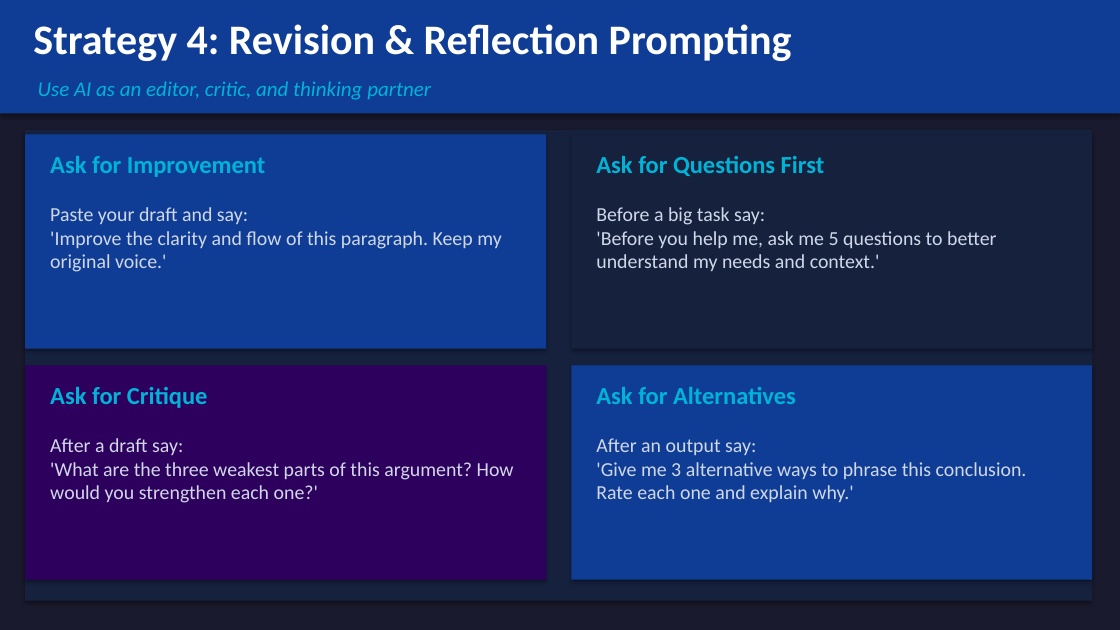
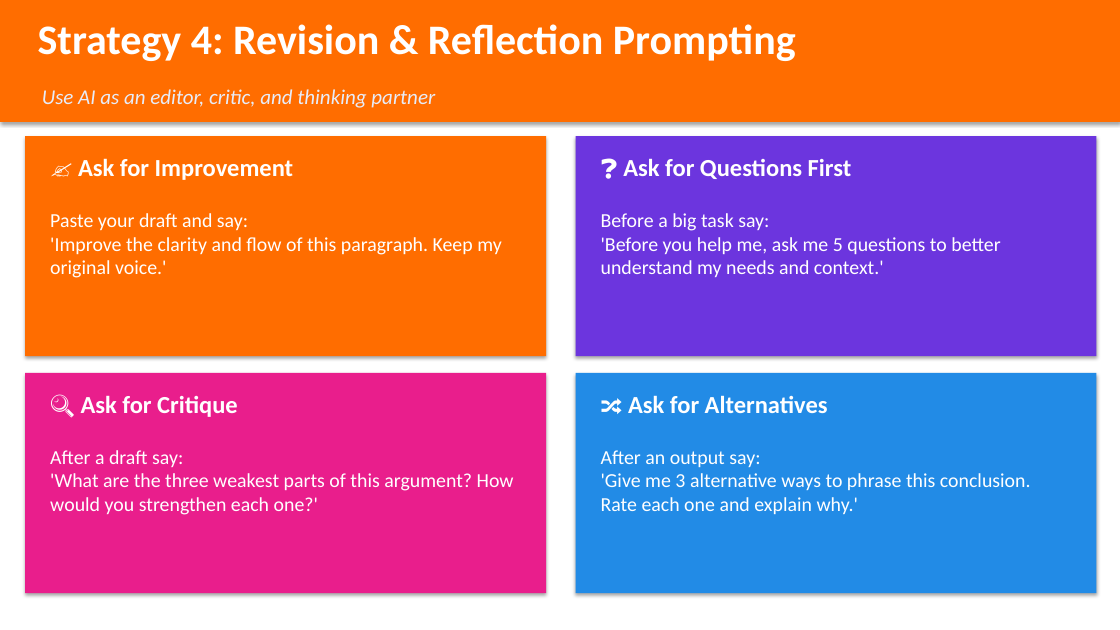
Before and after one commit to pegleg31/powerpoints, a slide deck: slide 26 of AI_Workshop_Presentation.pptx (slide 38 before the commit). Drawn at 1120x630 pixels with LibreOffice and Linux fonts; fonts in the diff are those of the drawing. Boxes give left, top, right and bottom in pixels: in the first picture for what was removed or moved away, otherwise in the second. Text is boxed around its words. In the diff, an @@ line names an element or a change of style, - is before the commit and + after.

```diff
--- a/AI_Workshop_Presentation.pptx
+++ b/AI_Workshop_Presentation.pptx
@@ background #1A1A2E to #FFFFFF @@
@@ rectangle: place and size @@
-rectangle at box(0, 0, 1120, 113)
+rectangle at box(0, 0, 1120, 122)
@@ rectangle at box(0, 0, 1120, 122): fill #0F3D96 to #FF6D00 @@
@@ text "Strategy 4: Revision & Reflection ...": place and size @@
-text "Strategy 4: Revision & Reflection ..." at box(33, 24, 792, 61)
+text "Strategy 4: Revision & Reflection ..." at box(38, 24, 796, 61)
@@ text "Use AI as an editor, ...": place and size @@
-text "Use AI as an editor, ..." at box(38, 81, 431, 100)
+text "Use AI as an editor, ..." at box(42, 89, 435, 108)
@@ text "Use AI as an editor, ..." at box(42, 89, 435, 108): text colour #00B4D8 to #E8ECF8 @@
@@ rectangle at box(25, 136, 546, 356): fill #0F3D96 to #FF6D00 @@
@@ rectangle: place and size @@
-rectangle at box(25, 134, 546, 349)
+rectangle at box(25, 136, 546, 356)
@@ rectangle removed at box(25, 130, 1092, 601) @@
@@ rectangle: place and size @@
-rectangle at box(571, 134, 1092, 349)
+rectangle at box(576, 136, 1096, 356)
@@ rectangle at box(576, 136, 1096, 356): fill #16213E to #6C35DE @@
@@ text at box(78, 158, 293, 180): text changed; text colour #00B4D8 to #FFFFFF @@
-Ask for Improvement
+✍️ Ask for Improvement
@@ text at box(623, 158, 852, 179): text changed; text colour #00B4D8 to #FFFFFF @@
-Ask for Questions First
+❓ Ask for Questions First
@@ rectangle: place and size @@
-rectangle at box(25, 365, 546, 580)
+rectangle at box(25, 373, 546, 593)
@@ rectangle at box(25, 373, 546, 593): fill #2D005E to #E91E8C @@
@@ rectangle: place and size @@
-rectangle at box(571, 365, 1092, 580)
+rectangle at box(576, 373, 1096, 593)
@@ rectangle at box(576, 373, 1096, 593): fill #0F3D96 to #228BE6 @@
@@ text at box(81, 395, 238, 417): text changed; text colour #00B4D8 to #FFFFFF @@
-Ask for Critique
+🔍 Ask for Critique
@@ text at box(628, 395, 828, 413): text changed; text colour #00B4D8 to #FFFFFF @@
-Ask for Alternatives
+🔀 Ask for Alternatives
@@ text "After a draft say: 'What ...": place and size @@
-text "After a draft say: 'What ..." at box(50, 438, 514, 503)
+text "After a draft say: 'What ..." at box(50, 450, 514, 515)
@@ text colour #D0D8E8 to #FFFFFF in 4 elements at box(50, 213, 501, 278), box(601, 213, 1000, 277), box(50, 450, 514, 515), box(601, 450, 1031, 515) @@
@@ text "After an output say: 'Give ...": place and size @@
-text "After an output say: 'Give ..." at box(596, 438, 1027, 502)
+text "After an output say: 'Give ..." at box(601, 450, 1031, 515)
```
Also in this commit, not shown: 43 other slides changed, 12 slides removed, 1 other file.
